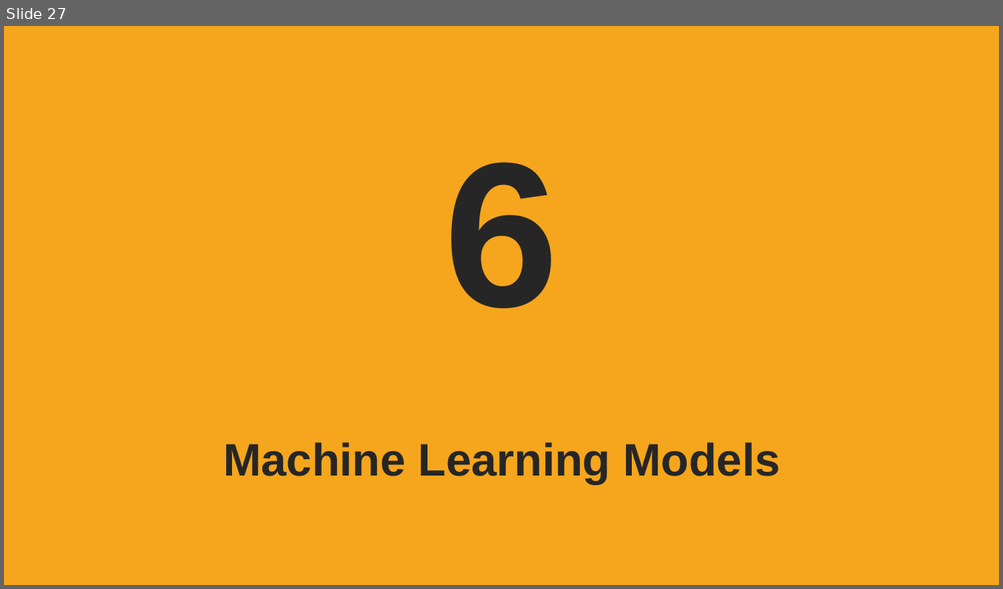
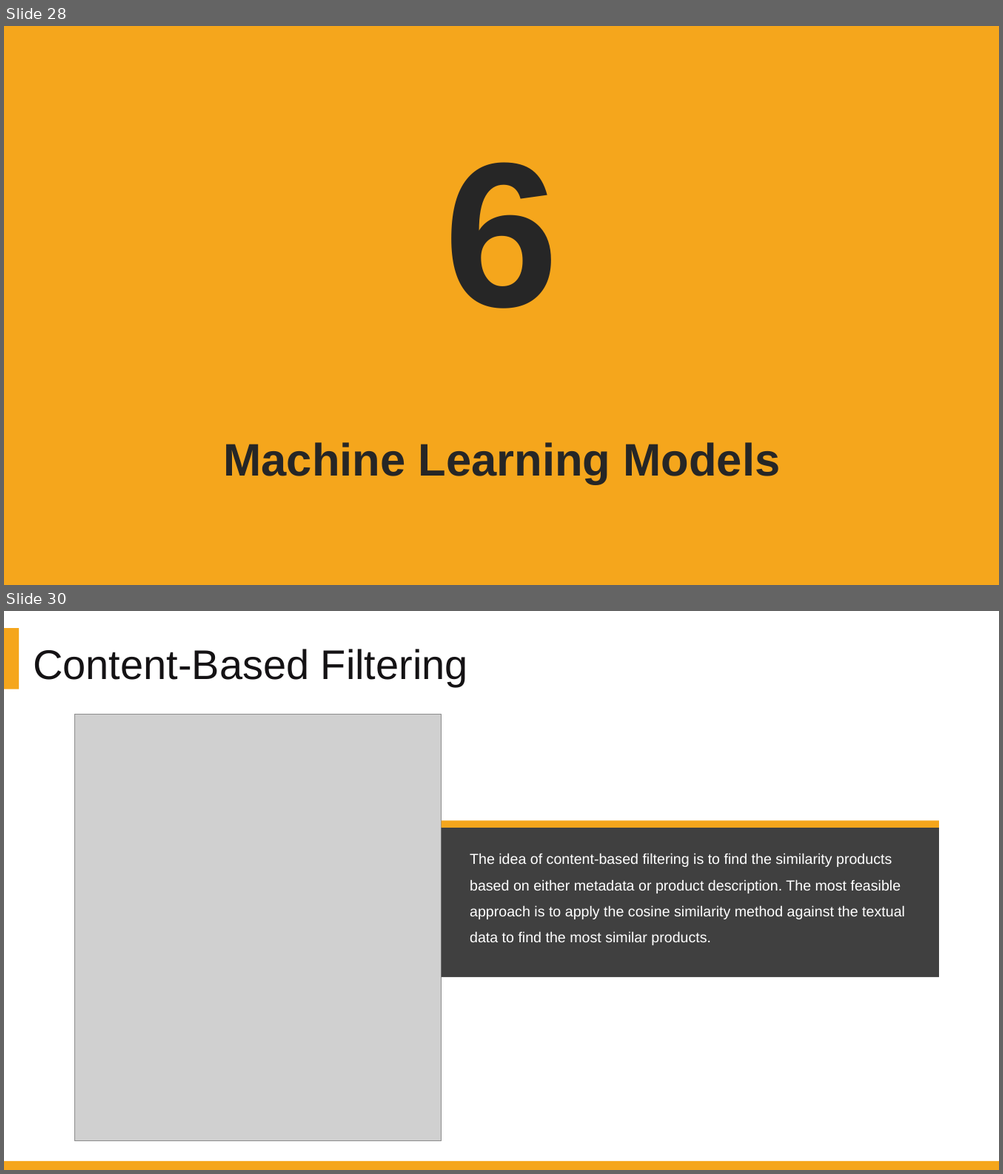
Before and after one commit to DATA-606-SPRING-2022/Jin_DATA606, a slide deck: presentation/Project_Presentation_Final.pptx. Shown one above the other, each under a label of ours: slide 27 before the commit, slides 28 and 30 after it; the slides between them are not shown. The pictures are 1003x589 and 1003x1174 pixels, drawn with LibreOffice and Linux fonts; fonts in the diff are those of the drawing; grey boxes stand for pictures; background and template pictures are left out. Boxes give left, top, right and bottom in pixels: in the first picture for what was removed or moved away, otherwise in the second. Text is boxed around its words. In the diff, an @@ line names an element or a change of style, - is before the commit and + after.

```diff
--- a/presentation/Project_Presentation_Final.pptx
+++ b/presentation/Project_Presentation_Final.pptx
@@ slide 30 added at (4,611,999,1170), background #FFFFFF @@
@@ rectangle added at (4,628,19,689), fill #F5A61C @@
@@ text added at (29,650,199,664), 28 pt, text #404040 @@
+Add your title
@@ text added at (33,649,468,686), 40 pt, text #141214 @@
+Content-Based Filtering
@@ text added at (29,672,475,688), 18 pt, text #A6A6A6 @@
+Click add this section keywords detailed description of the contents of this paragraph
@@ picture added at (74,715,441,1142) @@
@@ rectangle added at (441,828,939,977), fill #404040 @@
@@ rectangle added at (441,820,939,828), fill #F5A61C @@
@@ text added at (469,853,905,945), 14 pt, text #FFFFFF @@
+The idea of content-based filtering is to find the similarity products based on either metadata or product description. The most feasible approach is to apply the cosine similarity method against the textual data to find the most similar products.
@@ rectangle added at (4,1162,999,1170), fill #F5A61C @@
@@ what was slide 27 is now slide 28 @@
```
Also in this commit, not shown: 9 slides changed, 5 other slides added, 4 slides removed, 4 other files.
